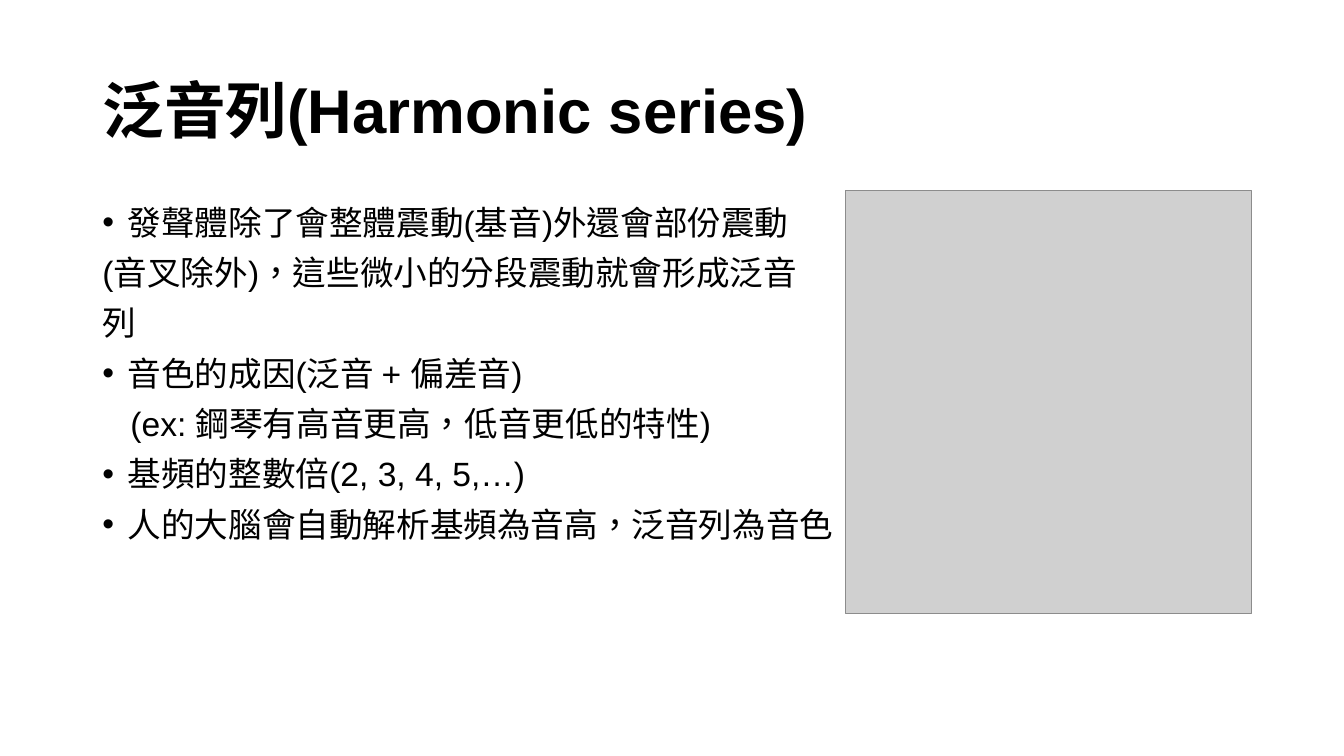
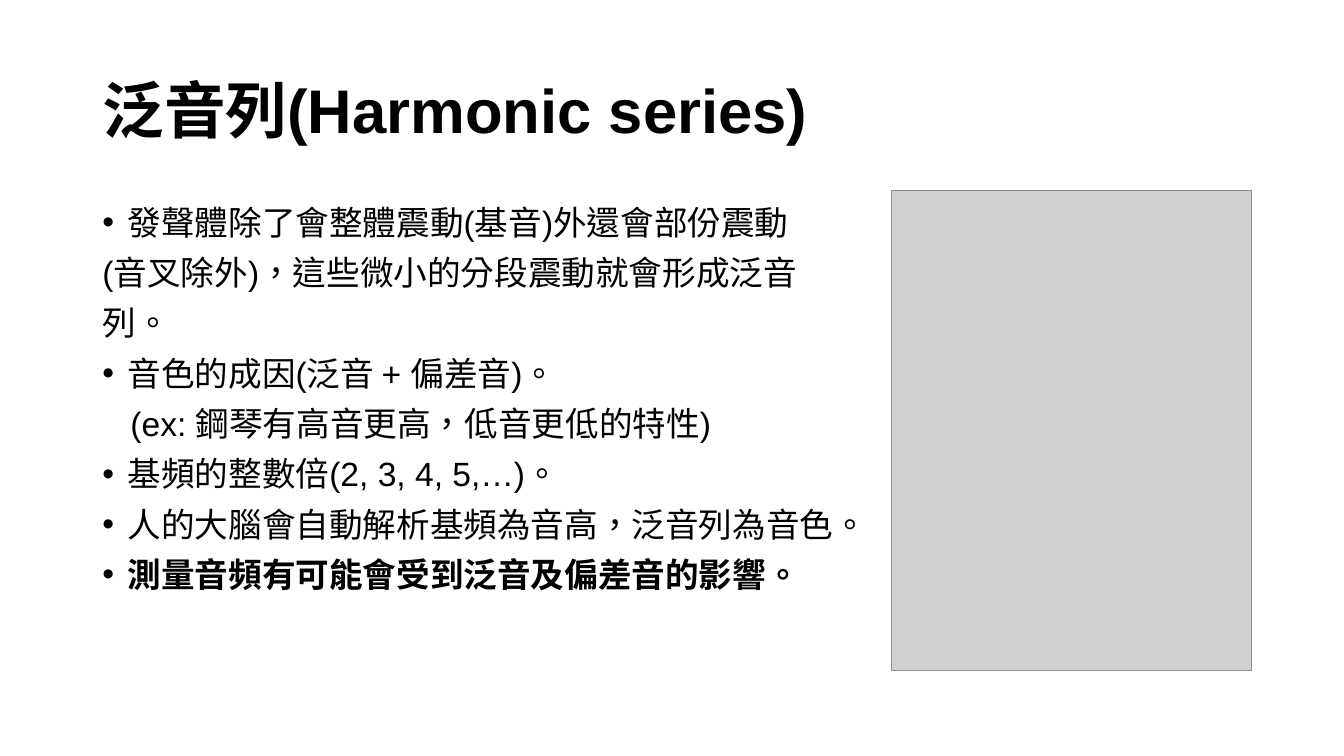
Before and after one commit to HowardYuuu/TunerWinForm, a slide deck: slide 5 of 1224報告_NAudio.pptx (slide 6 before the commit). Drawn at 1344x756 pixels with LibreOffice and Linux fonts; fonts in the diff are those of the drawing; grey boxes stand for pictures. Boxes give left, top, right and bottom in pixels: in the first picture for what was removed or moved away, otherwise in the second. Text is boxed around its words. In the diff, an @@ line names an element or a change of style, - is before the commit and + after.

Commit message:
20241231 更新音頻計算方式

```diff
--- a/1224報告_NAudio.pptx
+++ b/1224報告_NAudio.pptx
@@ picture: place and size @@
-picture at bbox=[846, 191, 1252, 613]
+picture at bbox=[891, 191, 1251, 670]
@@ text at bbox=[102, 307, 557, 393]: text changed @@
-列
-• 音色的成因(泛音 + 偏差音)
+列。
+• 音色的成因(泛音 + 偏差音)。
@@ text at bbox=[128, 457, 867, 591]: text changed @@
-• 基頻的整數倍(2, 3, 4, 5,…)
-• 人的大腦會自動解析基頻為音高，泛音列為音色
+• 基頻的整數倍(2, 3, 4, 5,…)。
+• 人的大腦會自動解析基頻為音高，泛音列為音色。
+• 測量音頻有可能會受到泛音及偏差音的影響。
```
Also in this commit, not shown: 3 other slides changed, 4 slides added, 5 slides removed, 4 other files.
